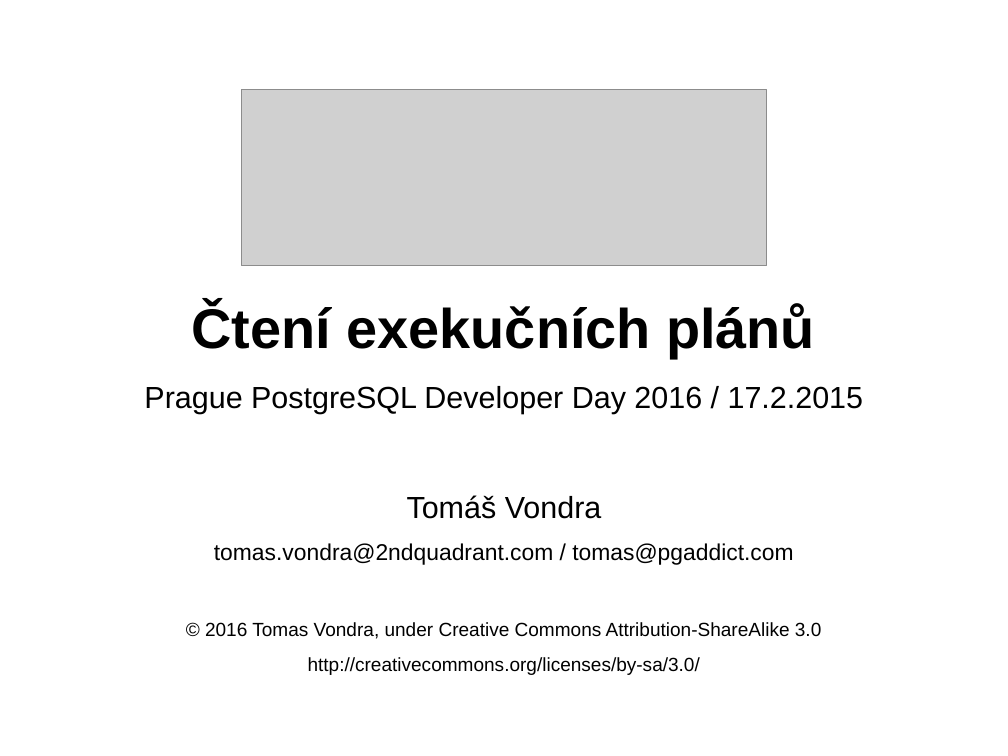
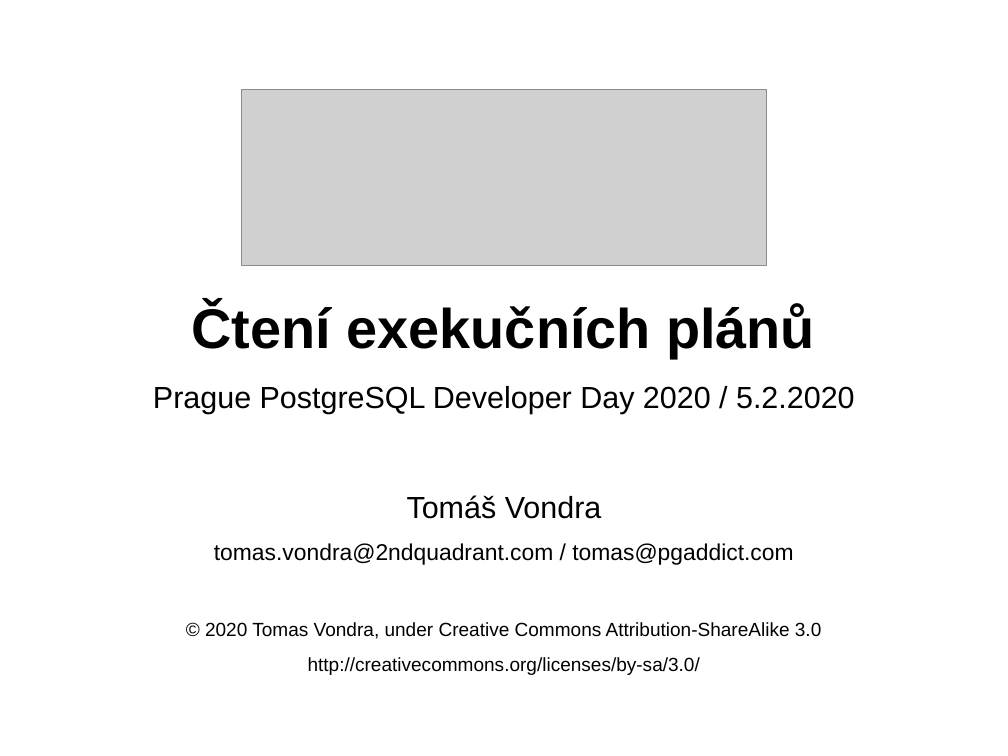
Before and after one commit to tvondra/explain_training, a slide deck: slide 1 of explain-training.odp. Drawn at 1008x756 pixels with LibreOffice and Linux fonts; fonts in the diff are those of the drawing; grey boxes stand for pictures. Boxes give left, top, right and bottom in pixels: in the first picture for what was removed or moved away, otherwise in the second. Text is boxed around its words. In the diff, an @@ line names an element or a change of style, - is before the commit and + after.

```diff
--- a/explain-training.odp
+++ b/explain-training.odp
@@ subtitle at (153, 386, 855, 414): text changed @@
-Prague PostgreSQL Developer Day 2016 / 17.2.2015
+Prague PostgreSQL Developer Day 2020 / 5.2.2020
@@ subtitle at (205, 622, 821, 639): text changed @@
-© 2016 Tomas Vondra, under Creative Commons Attribution-ShareAlike 3.0
+© 2020 Tomas Vondra, under Creative Commons Attribution-ShareAlike 3.0
```
Also in this commit, not shown: 53 other slides changed, 13 slides removed, 2 other files.
